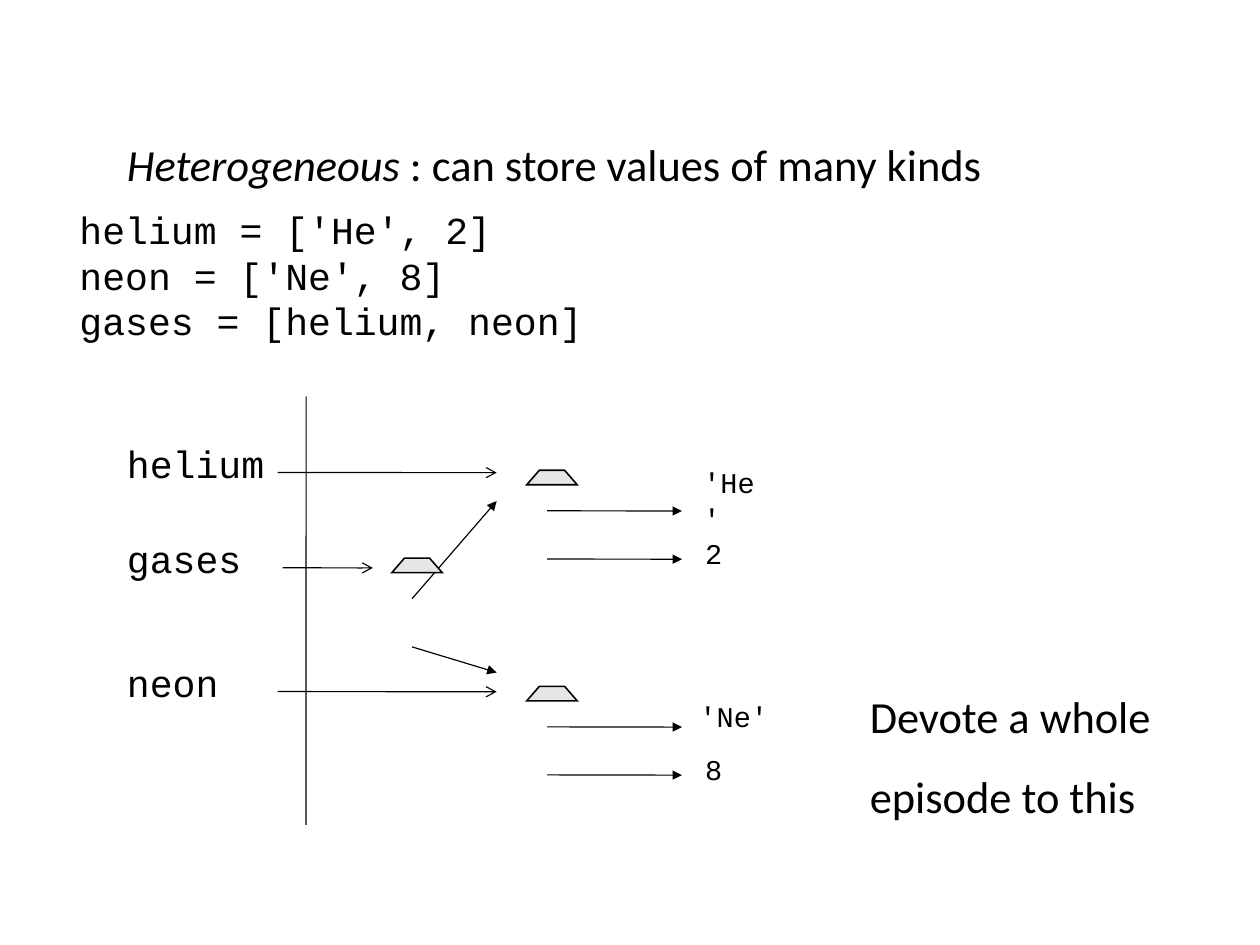
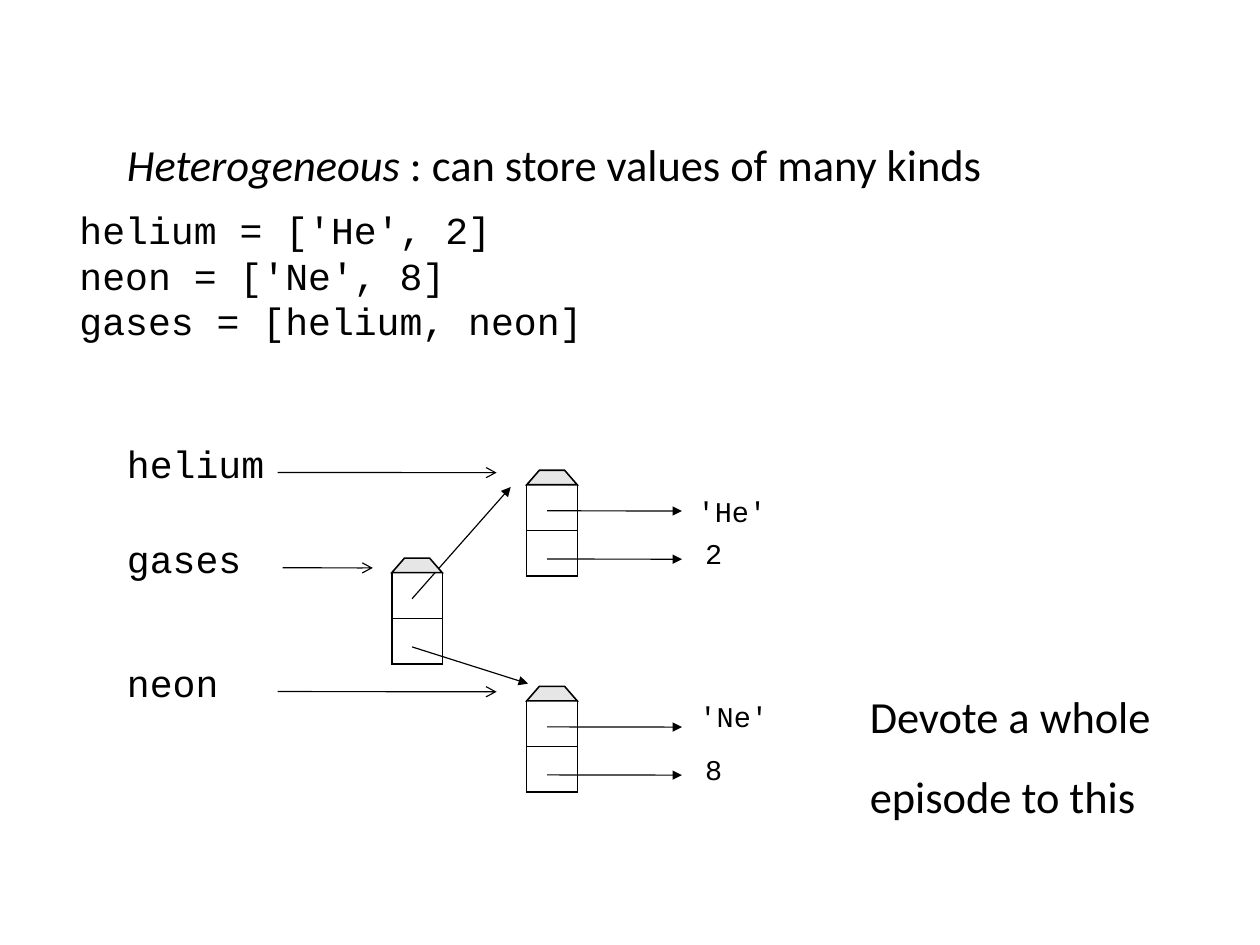
Before and after one commit to ncasuk/ncas-isc, a slide deck: slide 35 of python/presentations/learning_python/04_lists__slice__list_comp.pptx. Drawn at 1260x945 pixels with LibreOffice and Linux fonts; fonts in the diff are those of the drawing; background and template pictures are left out. Boxes give left, top, right and bottom in pixels: in the first picture for what was removed or moved away, otherwise in the second. Text is boxed around its words. In the diff, an @@ line names an element or a change of style, - is before the commit and + after.

```diff
--- a/python/presentations/learning_python/04_lists__slice__list_comp.pptx
+++ b/python/presentations/learning_python/04_lists__slice__list_comp.pptx
@@ line removed from (306, 397) to (306, 826) @@
@@ arrow moved from (413, 599) - (497, 501) to (413, 599) - (511, 487) @@
@@ table at box(527, 485, 577, 576) @@
@@ borders changed @@
@@ text "'He'" rewrapped from box(703, 473, 754, 494) to box(698, 502, 767, 523) @@
@@ table at box(392, 573, 442, 664) @@
@@ borders changed @@
@@ arrow moved from (413, 647) - (497, 672) to (413, 647) - (528, 684) @@
@@ table at box(527, 701, 577, 792) @@
@@ borders changed @@
```
Also in this commit, not shown: 9 other slides changed, 2 slides added, 1 slide removed, 1 other file.
